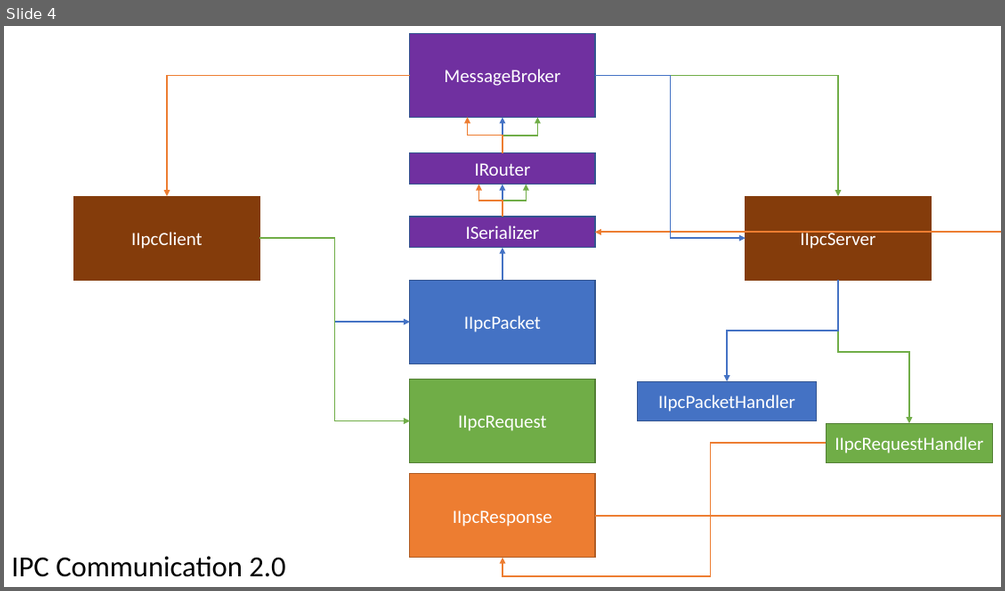
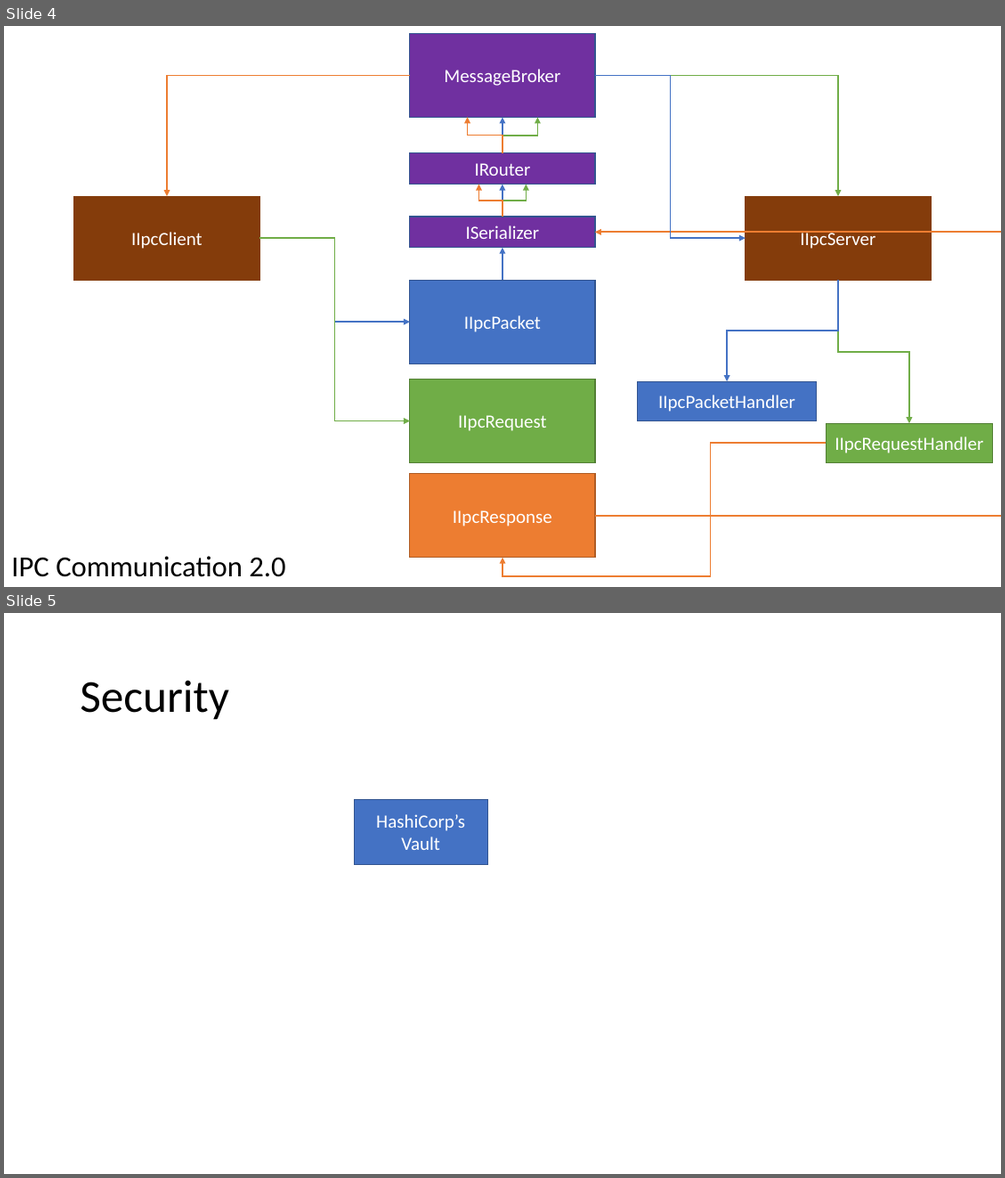
Before and after one commit to BlowaXD/SaltyEmu, a slide deck: docs/architecture/SaltyEmu_Architecture.pptx. Shown one above the other, each under a label of ours: slide 4 before the commit, slides 4 and 5 after it. The pictures are 1005x591 and 1005x1178 pixels, drawn with LibreOffice and Linux fonts; fonts in the diff are those of the drawing. Boxes give left, top, right and bottom in pixels: in the first picture for what was removed or moved away, otherwise in the second. Text is boxed around its words. In the diff, an @@ line names an element or a change of style, - is before the commit and + after.

```diff
--- a/docs/architecture/SaltyEmu_Architecture.pptx
+++ b/docs/architecture/SaltyEmu_Architecture.pptx
@@ slide 5 added at [4,613,1001,1174], background #FFFFFF @@
@@ title added at [80,680,229,720], 44 pt, text #000000 @@
+Security
@@ rectangle added at [354,800,488,865], fill #4472C4, outline #325491 1 pt, 18 pt, text #FFFFFF @@
+HashiCorp’s Vault
```
Also in this commit, not shown: 16 other files.
